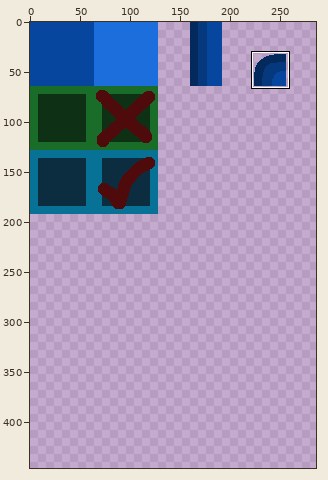
One commit to this sprite sheet: Content/PuffBOMB/Textures/Menu/DialogBox.png. The picture above shows the old version from afar; the outline marks the close-up.
Close-up. Old version:
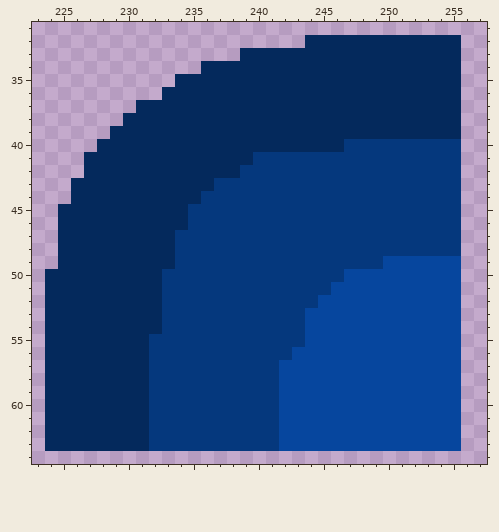
The file is 512x512 pixels. Pixels under 10% opacity are left out. Colours within 5 levels of each other are drawn and written as one. Shown: x 223..257, y 31..64. The wide view leaves out empty margins. The commit also changed other parts of the picture, which this record leaves out.
After:
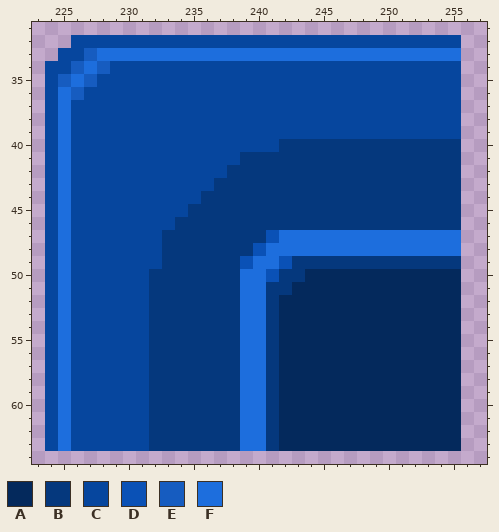
Palette (. is transparent): A #04295c  B #05387d  C #06469e  D #0a51b6  E #165cc0  F #1d6edd
The exact change:
The edit turns colour B into colour A in row 50 at x 244 to 246; in row 51 at x 243 to 245; in row 52 at x 242 to 244; in rows 53 to 55 at x 242 to 243; in row 56 at x 242.
The edit turns colour C into colour A in row 50 at x 247 to 255; in row 51 at x 246 to 255; in row 52 at x 245 to 255; in rows 53 to 55 at x 244 to 255; in row 56 at x 243 to 255; in rows 57 to 63 at x 242 to 255.
The edit turns colour A into colour B in row 40 at x 242 to 246; in row 41 at x 239; in row 42 at x 238; in row 46 at x 234; in rows 47 to 49 at x 233; in rows 50 to 54 at x 232.
The edit turns colour C into colour B in row 49 at x 250 to 255.
There is now colour C in row 32 at x 226 to 243; in row 33 at x 225 to 226; in row 34 at x 224 to 225 and 229 to 235; in row 35 at x 224 and 228 to 233; in row 36 at x 224 and 227 to 232; in row 37 at x 224 and 226 to 230.
There is now colour C in row 38 at x 224 and 226 to 229; in row 39 at x 224 and 226 to 228; in row 40 at x 224 and 226 to 227; in rows 41 to 42 at x 224 and 226; in rows 43 to 49 at x 224.
The edit turns colour A into colour C in row 32 at x 244 to 255; in row 34 at x 236 to 255; in row 35 at x 234 to 255; in row 36 at x 233 to 255; in row 37 at x 231 to 255; in row 38 at x 230 to 255.
The edit turns colour A into colour C in row 39 at x 229 to 255; in row 40 at x 228 to 241; in row 41 at x 227 to 238; in row 42 at x 227 to 237; in row 43 at x 226 to 236; in row 44 at x 226 to 235.
The edit turns colour A into colour C in row 45 at x 226 to 234; in row 46 at x 226 to 233; in rows 47 to 49 at x 226 to 232; in rows 50 to 63 at x 224 and 226 to 231.
The edit turns colour B into colour D in row 47 at x 241; in row 48 at x 240; in row 49 at x 239 and 242; in row 50 at x 241.
There is now colour E in row 33 at x 227; in row 34 at x 226 and 228; in row 35 at x 225 and 227; in row 36 at x 226.
There is now colour F in row 33 at x 228 to 238; in row 34 at x 227; in row 35 at x 226; in rows 36 to 44 at x 225.
The edit turns colour A into colour F in row 33 at x 239 to 255; in rows 45 to 63 at x 225.
The edit turns colour B into colour F in row 47 at x 242 to 255; in row 48 at x 241 to 255; in row 49 at x 240 to 241; in rows 50 to 63 at x 239 to 240.
Changed places in both close-ups, as pixel boxes (x1, y1, x2, y2):
changed: (45, 35, 461, 451)
